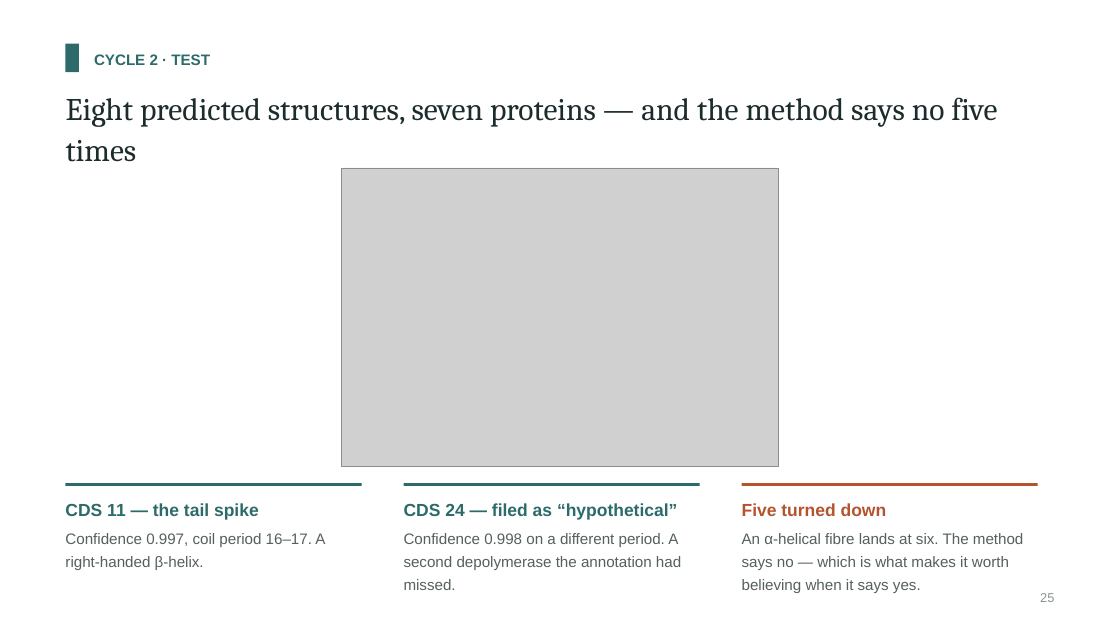
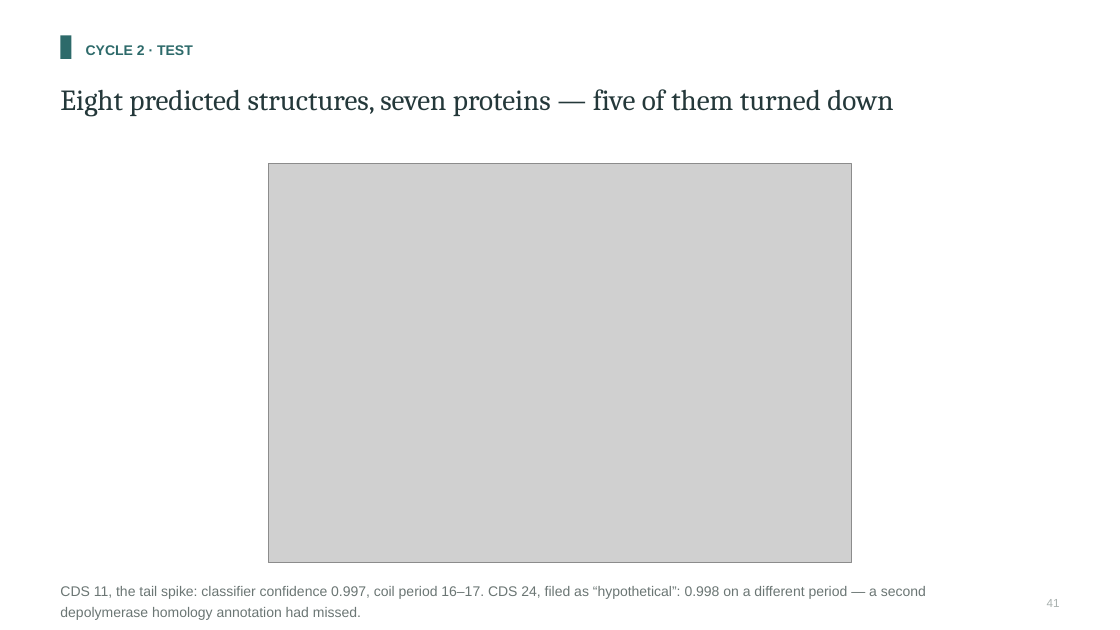
Before and after one commit to A1ex-Ch3n/igem-2026, a slide deck: slide 41 of documents/2026-10-25_presentation_deck.pptx (slide 25 before the commit). Drawn at 1120x630 pixels with LibreOffice and Linux fonts; fonts in the diff are those of the drawing; grey boxes stand for pictures. Boxes give left, top, right and bottom in pixels: in the first picture for what was removed or moved away, otherwise in the second. Text is boxed around its words. In the diff, an @@ line names an element or a change of style, - is before the commit and + after.

```diff
--- a/documents/2026-10-25_presentation_deck.pptx
+++ b/documents/2026-10-25_presentation_deck.pptx
@@ rectangle resized from (x1=66, y1=44, x2=79, y2=72) to (x1=60, y1=35, x2=71, y2=59) @@
@@ text "CYCLE 2 · TEST" moved from (x1=94, y1=54, x2=210, y2=65) to (x1=86, y1=45, x2=193, y2=55) @@
@@ text "CYCLE 2 · TEST" at (x1=86, y1=45, x2=193, y2=55): size 13 to 12 pt; line spacing 1.25 to 1.3 @@
@@ text at (x1=60, y1=89, x2=893, y2=117): text changed; size 27 to 25 pt; text colour #1C2B2B to #24383A @@
-Eight predicted structures, seven proteins — and the method says no five times
+Eight predicted structures, seven proteins — five of them turned down
@@ picture resized from (x1=342, y1=168, x2=779, y2=466) to (x1=268, y1=164, x2=852, y2=563) @@
@@ text removed at (x1=65, y1=503, x2=259, y2=520) @@
-CDS 11 — the tail spike
@@ rectangle removed at (x1=66, y1=483, x2=361, y2=486) @@
@@ rectangle removed at (x1=403, y1=483, x2=699, y2=486) @@
@@ text removed at (x1=404, y1=503, x2=677, y2=520) @@
-CDS 24 — filed as “hypothetical”
@@ rectangle removed at (x1=742, y1=483, x2=1038, y2=486) @@
@@ text removed at (x1=742, y1=503, x2=887, y2=516) @@
-Five turned down
@@ text removed at (x1=65, y1=533, x2=325, y2=570) @@
-Confidence 0.997, coil period 16–17. A right-handed β-helix.
@@ text removed at (x1=742, y1=533, x2=1023, y2=593) @@
-An α-helical fibre lands at six. The method says no — which is what makes it worth believing when it says yes.
@@ text at (x1=60, y1=586, x2=926, y2=620): text changed; size 13 to 12 pt; text colour #55605F to #6B7674 @@
-Confidence 0.998 on a different period. A second depolymerase the annotation had missed.
+CDS 11, the tail spike: classifier confidence 0.997, coil period 16–17. CDS 24, filed as “hypothetical”: 0.998 on a different period — a second depolymerase homology annotation had missed.
@@ text removed at (x1=1040, y1=593, x2=1054, y2=602) @@
-25
@@ text added at (x1=1047, y1=599, x2=1060, y2=607), 10 pt, text #A8B0AE @@
+41
```
Also in this commit, not shown: 27 other slides changed, 57 slides added, 28 slides removed, 20 other files.
